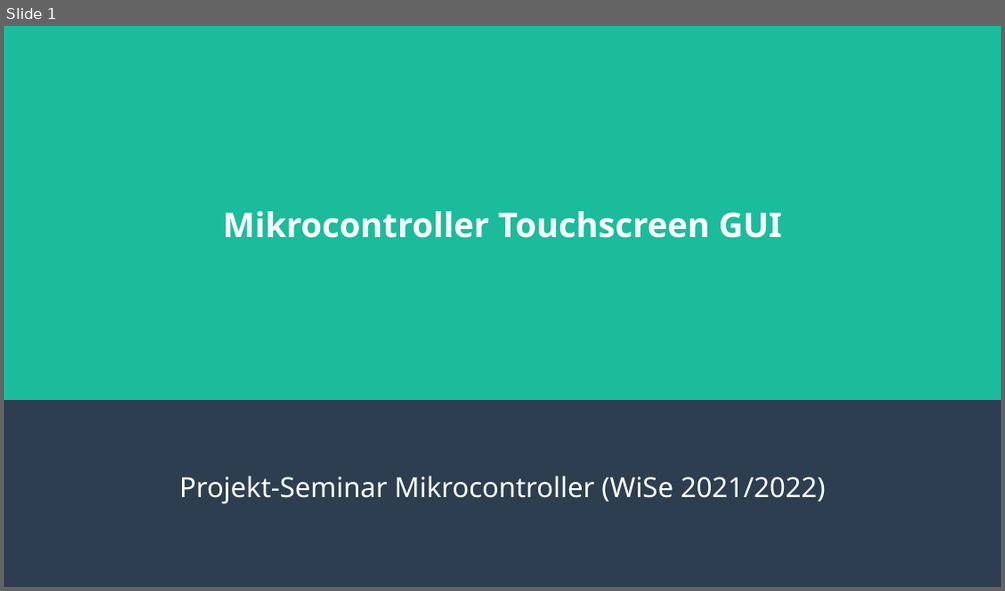
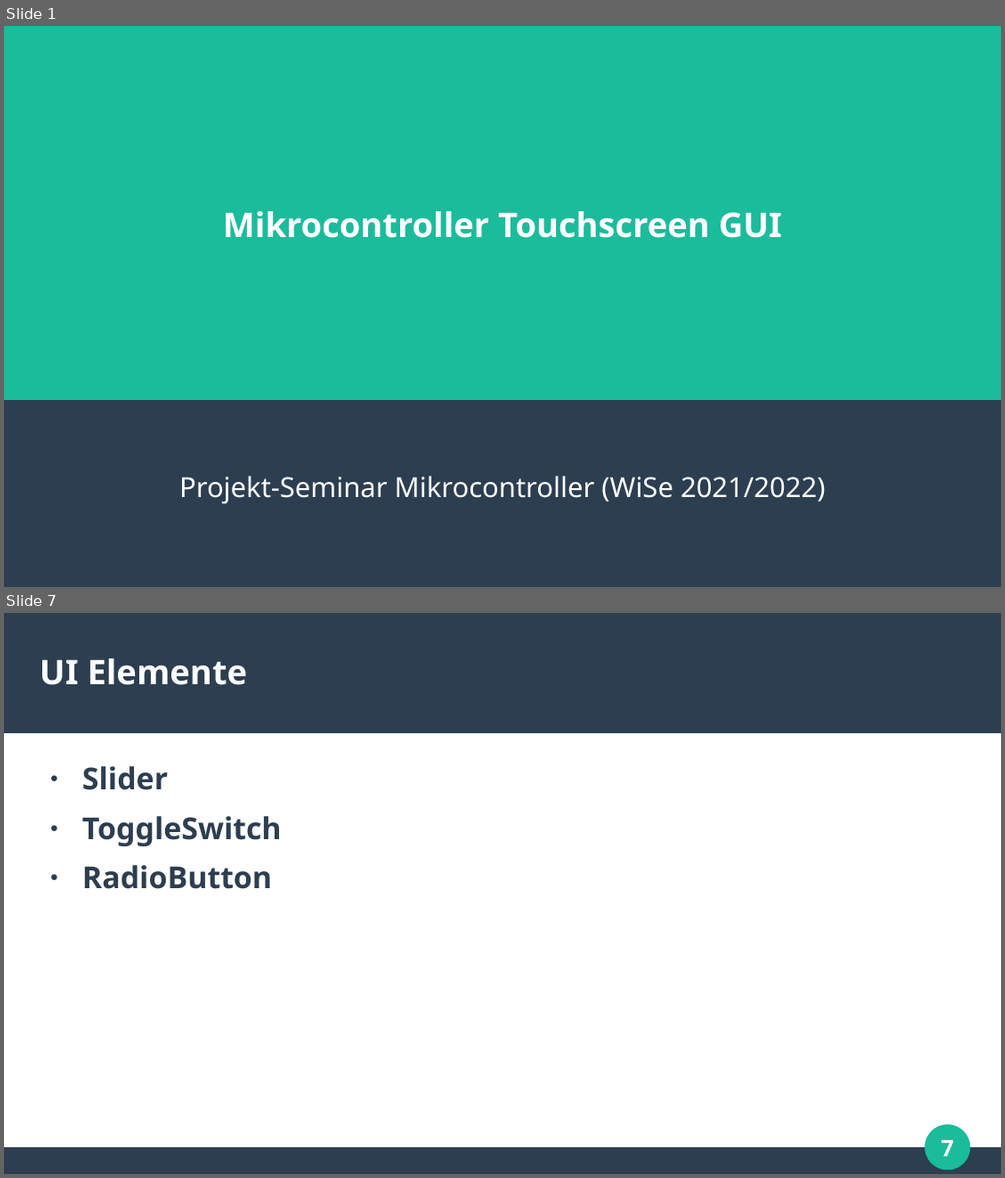
Before and after one commit to tim-ludwig/STM32-Touchscreen, a slide deck: Projektarbeit/Vortrag.odp. Shown one above the other, each under a label of ours: slide 1 before the commit, slides 1 and 7 after it; the slides between them are not shown. The pictures are 1005x591 and 1005x1178 pixels, drawn with LibreOffice and Linux fonts; fonts in the diff are those of the drawing. Boxes give left, top, right and bottom in pixels: in the first picture for what was removed or moved away, otherwise in the second. Text is boxed around its words. In the diff, an @@ line names an element or a change of style, - is before the commit and + after.

```diff
--- a/Projektarbeit/Vortrag.odp
+++ b/Projektarbeit/Vortrag.odp
@@ slide 7 added at (4,613,1001,1174), background #FFFFFF @@
@@ rectangle added at (4,613,1001,733), fill #2C3E50 @@
@@ title added at (40,658,248,685), 27 pt, text #FFFFFF, bold @@
+UI Elemente
@@ text added at (82,766,282,889), 24 pt, text #2C3E50, bold @@
+● Slider
+● ToggleSwitch
+● RadioButton
@@ ellipse added at (926,1125,970,1169), fill #1ABC9C, outline #1ABC9C 0.85 pt @@
@@ page number added at (941,1140,955,1156), 18 pt, text #FFFFFF, bold @@
+7
@@ rectangle added at (4,1148,1001,1174), fill #2C3E50 @@
```
Also in this commit, not shown: 1 slide changed, 4 other slides added.
